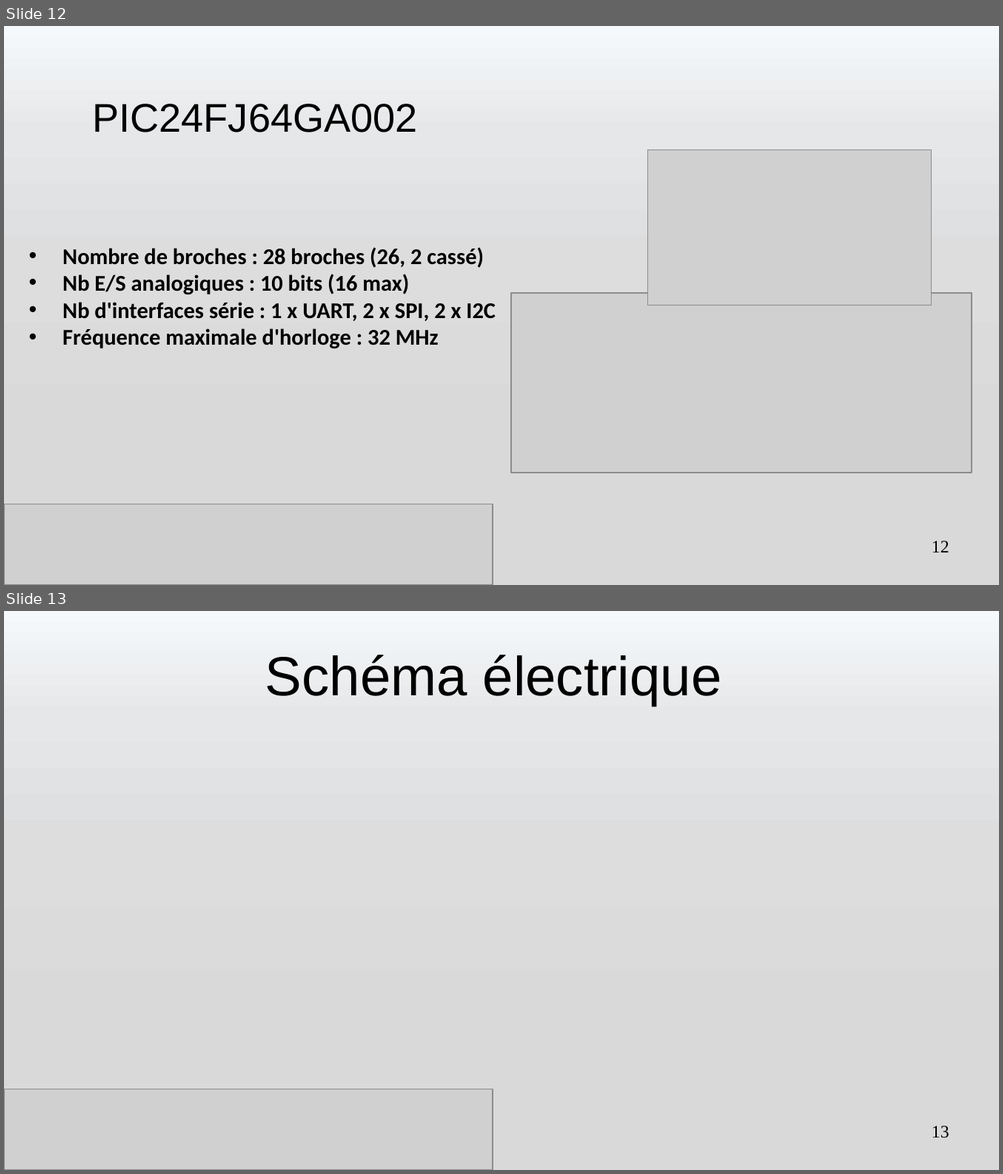
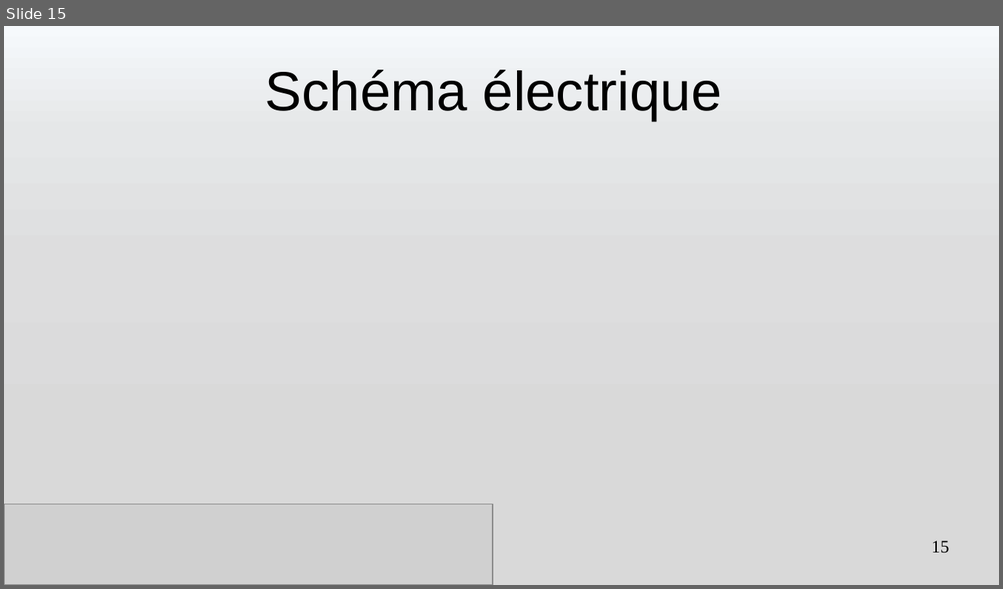
Before and after one commit to romain327/machine-turing, a slide deck: presentation/Presentation Machine de Turing.pptx. Shown one above the other, each under a label of ours: slides 12 and 13 before the commit, slide 15 after it. The pictures are 1003x1174 and 1003x589 pixels, drawn with LibreOffice and Linux fonts; fonts in the diff are those of the drawing; grey boxes stand for pictures. Boxes give left, top, right and bottom in pixels: in the first picture for what was removed or moved away, otherwise in the second. Text is boxed around its words. In the diff, an @@ line names an element or a change of style, - is before the commit and + after.

```diff
--- a/presentation/Presentation Machine de Turing.pptx
+++ b/presentation/Presentation Machine de Turing.pptx
@@ slide 12 removed at (4, 26, 999, 585), background gradient #F6F9FC to #E5E7E8 to #DDDDDE to #D9D9D9 @@
@@ title removed at (92, 104, 418, 133) @@
-PIC24FJ64GA002
@@ picture removed at (648, 150, 932, 306) @@
@@ text removed at (62, 247, 495, 349) @@
-• Nombre de broches : 28 broches (26, 2 cassé)
-• Nb E/S analogiques : 10 bits (16 max)
-• Nb d'interfaces série : 1 x UART, 2 x SPI, 2 x I2C
-• Fréquence maximale d'horloge : 32 MHz
@@ picture removed at (511, 293, 971, 473) @@
@@ picture removed at (4, 506, 398, 585) @@
@@ picture removed at (4, 504, 492, 585) @@
@@ page number removed at (931, 541, 949, 553) @@
-12
@@ what was slide 13 is now slide 15 @@
@@ page number at (931, 541, 949, 554): text changed @@
-13
+15
```
Also in this commit, not shown: 3 slides changed, 10 slides added, 1 other slide removed, 6 other files.
